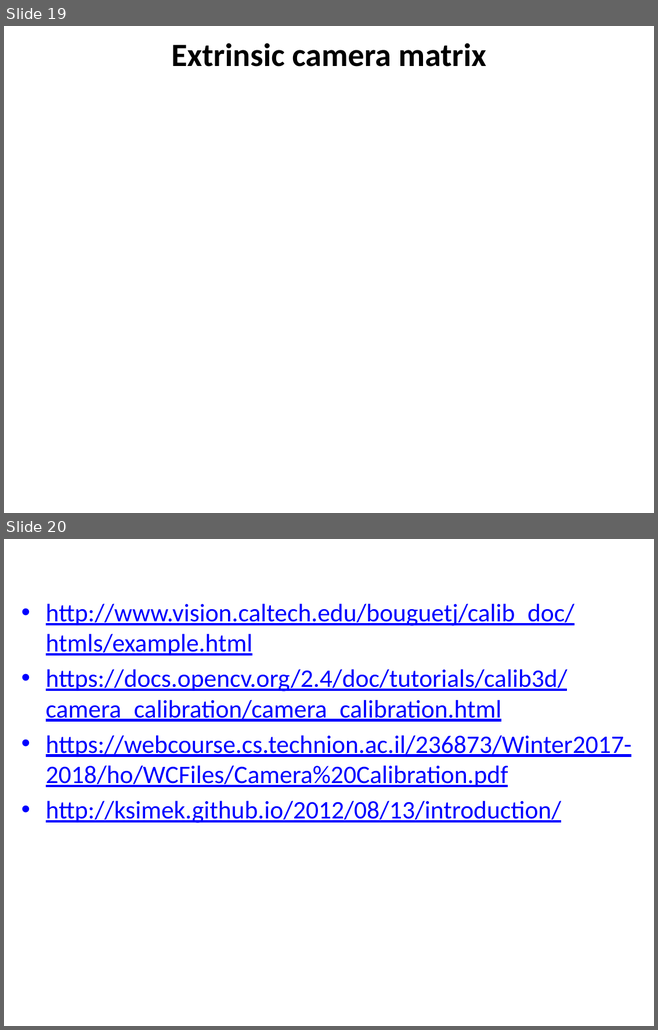
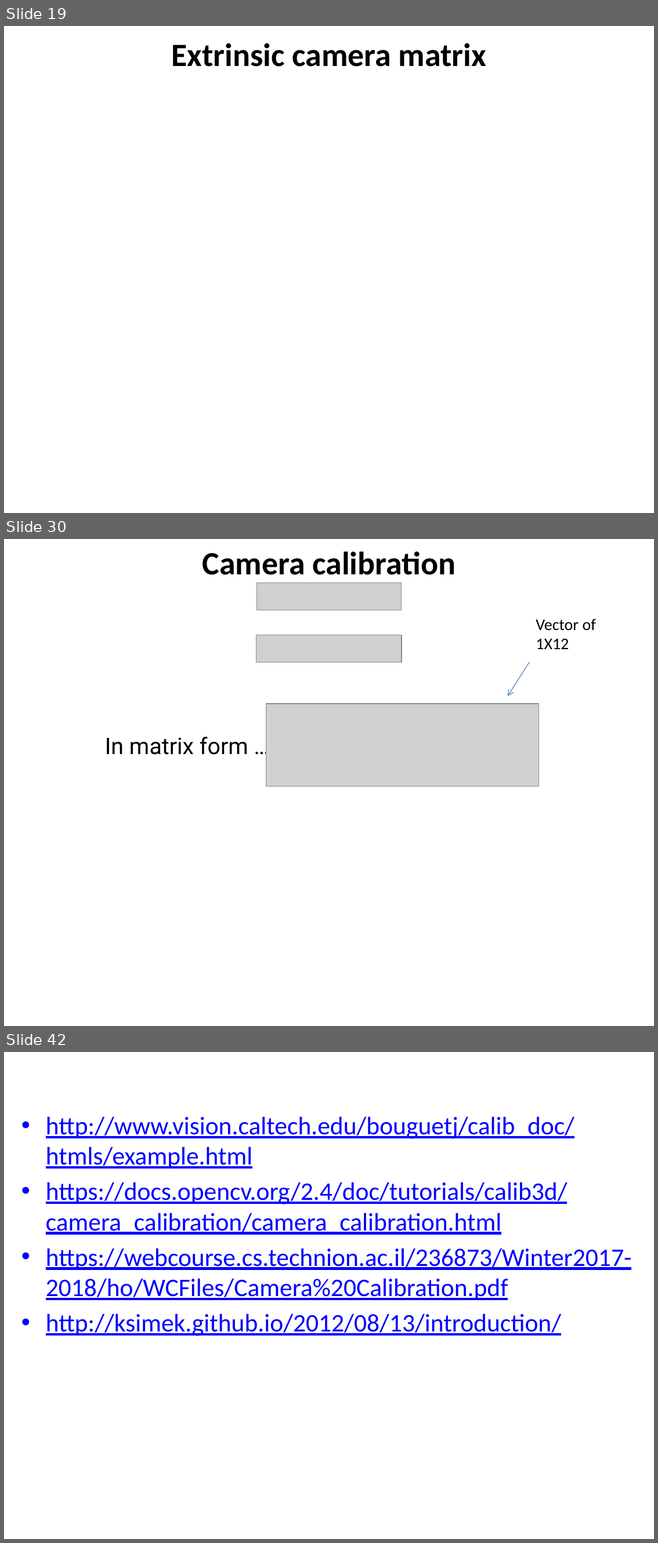
Before and after one commit to YoniChechik/AI_is_Math, a slide deck: c_07_camera_calibration/camera calibration.pptx. Shown one above the other, each under a label of ours: slides 19 and 20 before the commit, slides 19, 30 and 42 after it; the slides between them are not shown. The pictures are 658x1030 and 658x1543 pixels, drawn with LibreOffice and Linux fonts; fonts in the diff are those of the drawing; grey boxes stand for pictures. Boxes give left, top, right and bottom in pixels: in the first picture for what was removed or moved away, otherwise in the second. Text is boxed around its words. In the diff, an @@ line names an element or a change of style, - is before the commit and + after.

Commit message:
finished camera calib

```diff
--- a/c_07_camera_calibration/camera calibration.pptx
+++ b/c_07_camera_calibration/camera calibration.pptx
@@ slide 30 added at (4, 539, 654, 1026), background #FFFFFF @@
@@ text added at (202, 551, 455, 575), 36 pt, text #000000, bold @@
+Camera calibration
@@ picture added at (257, 583, 401, 610) @@
@@ text added at (535, 619, 596, 649), 18 pt, text #000000 @@
+Vector of 1X12
@@ picture added at (256, 635, 401, 663) @@
@@ arrow added from (529, 663) to (507, 696), #4B7EBC 0.75 pt @@
@@ picture added at (266, 704, 539, 787) @@
@@ text added at (105, 737, 248, 755), 25.3 pt, text #000000 @@
+In matrix form …
@@ what was slide 20 is now slide 42 @@
```
Also in this commit, not shown: 21 other slides added.
